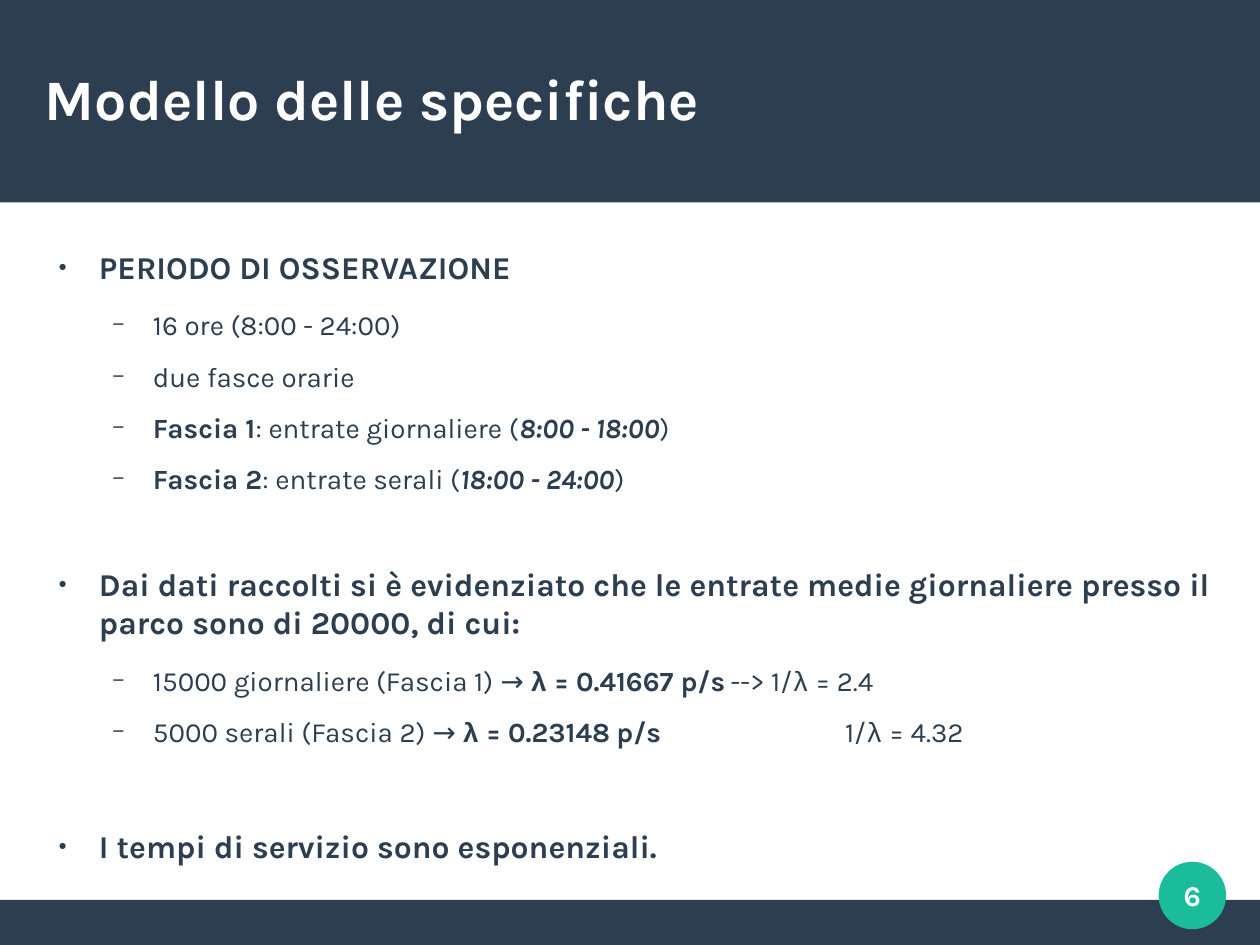
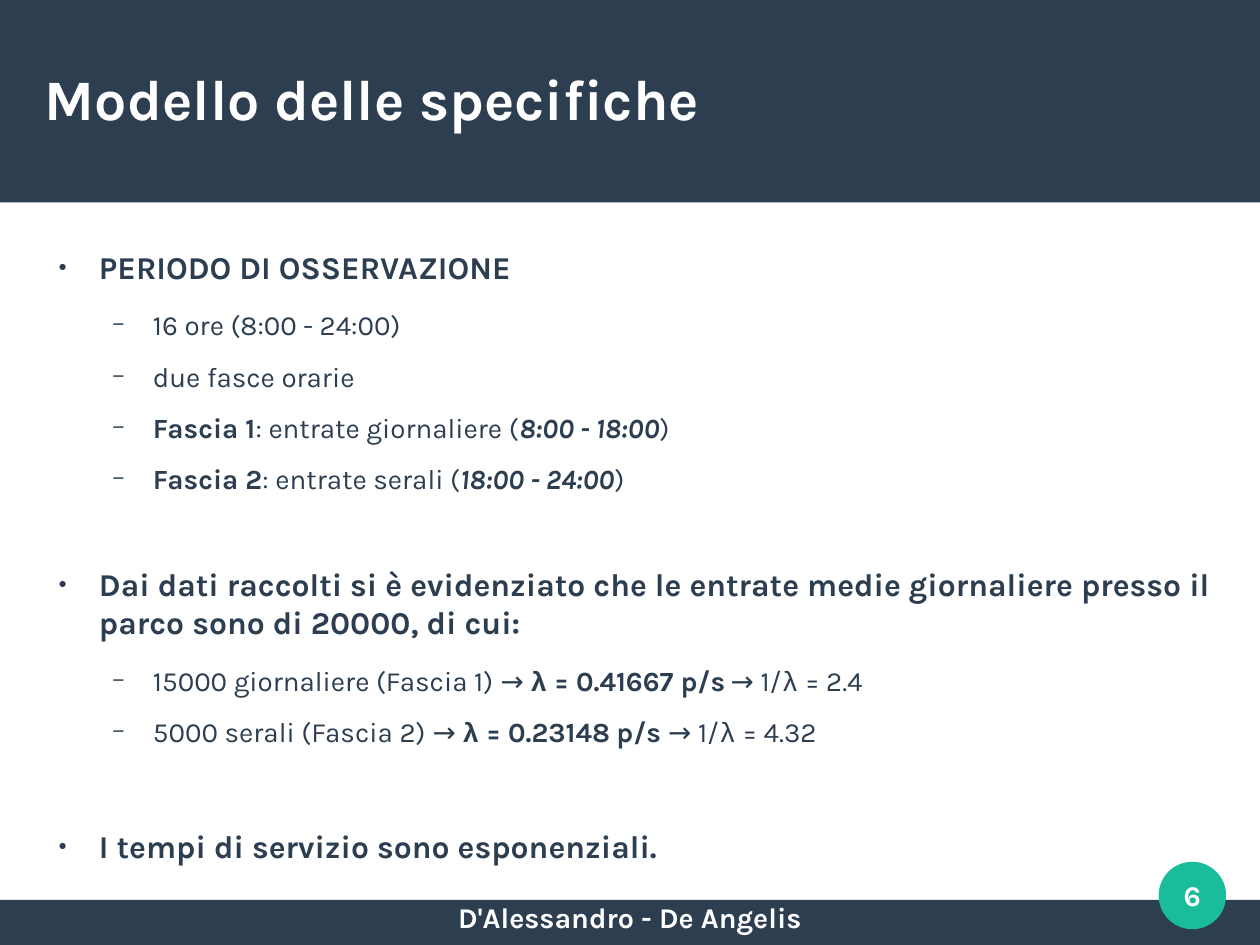
Before and after one commit to EnricoDAlessandro97UNI/DisneyWorld, a slide deck: slide 6 of presentazione.odp. Drawn at 1260x945 pixels with LibreOffice and Linux fonts; fonts in the diff are those of the drawing. Boxes give left, top, right and bottom in pixels: in the first picture for what was removed or moved away, otherwise in the second. Text is boxed around its words. In the diff, an @@ line names an element or a change of style, - is before the commit and + after.

```diff
--- a/presentazione.odp
+++ b/presentazione.odp
@@ text at [153, 670, 863, 749]: text changed @@
-  − 15000 giornaliere (Fascia 1) → λ = 0.41667 p/s --> 1/λ = 2.4
-  − 5000 serali (Fascia 2) → λ = 0.23148 p/s 1/λ = 4.32
+  − 15000 giornaliere (Fascia 1) → λ = 0.41667 p/s → 1/λ = 2.4
+  − 5000 serali (Fascia 2) → λ = 0.23148 p/s → 1/λ = 4.32
@@ text added at [458, 907, 802, 935], 18 pt, text #FFFFFF, bold @@
+D'Alessandro - De Angelis
```
Also in this commit, not shown: 14 other slides changed, 19 slides added, 32 other files.
